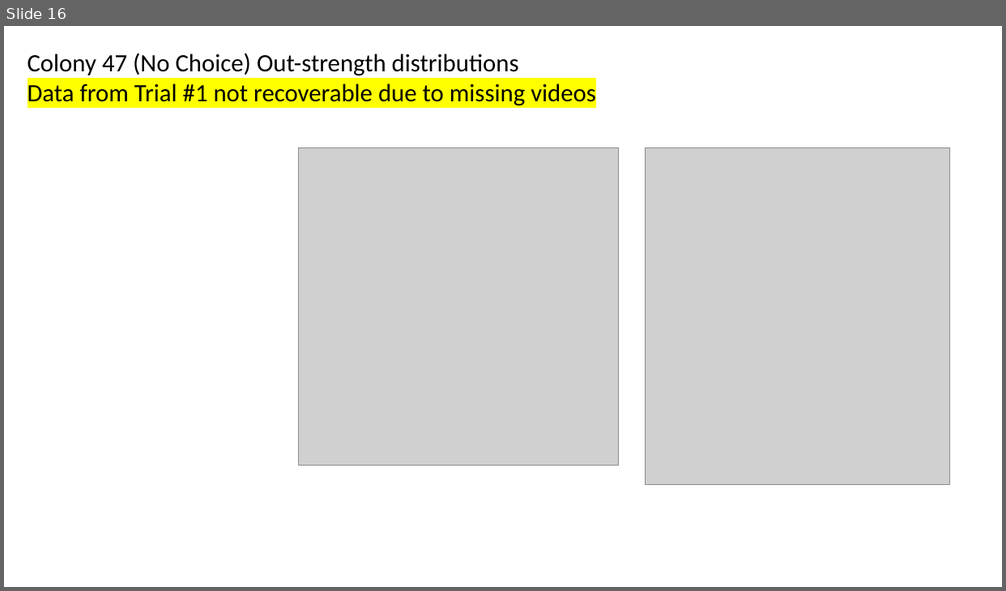
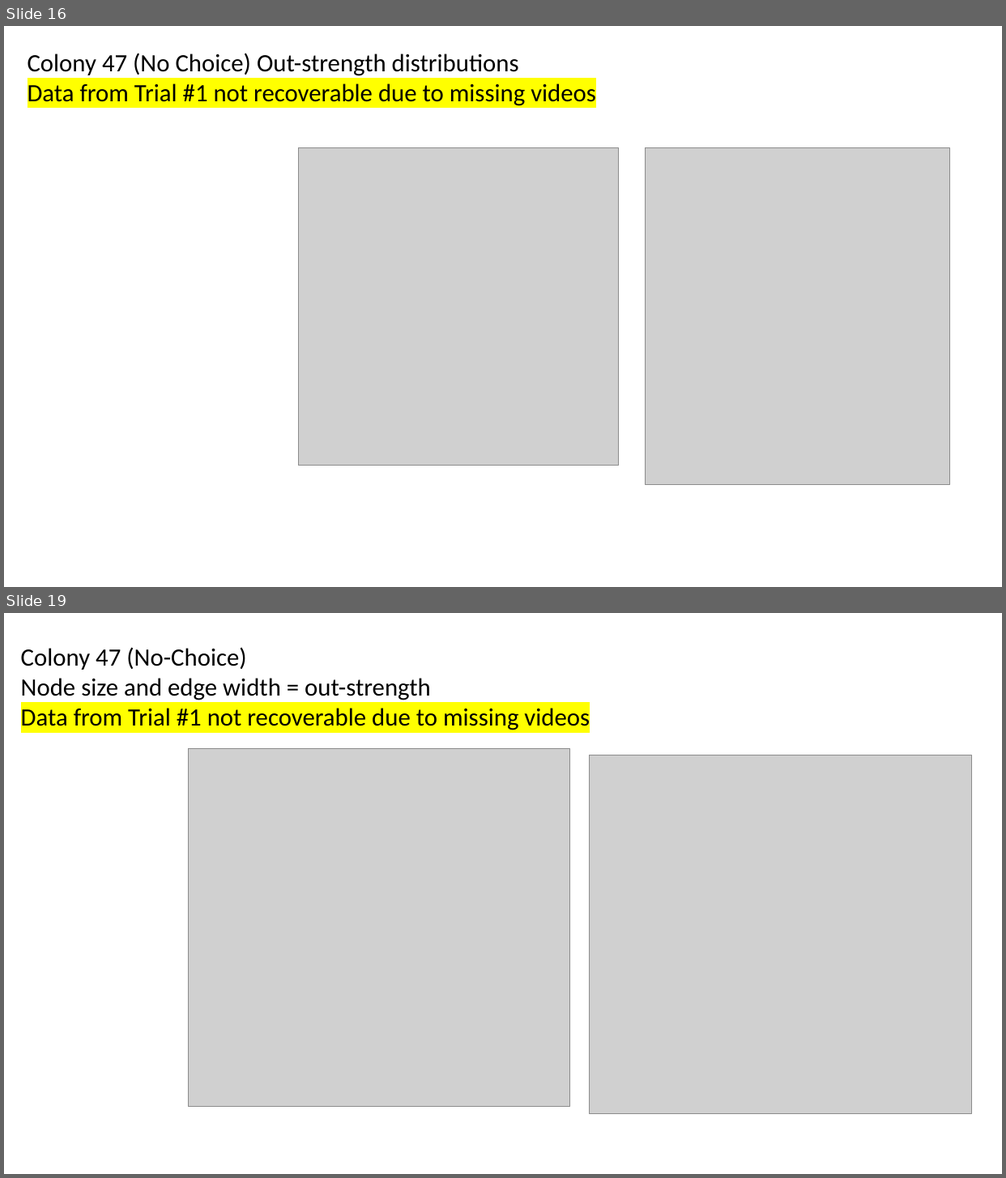
Before and after one commit to TovahKashetsky/collective_decision_experience, a slide deck: ant_sna_network_diagrams.pptx. Shown one above the other, each under a label of ours: slide 16 before the commit, slides 16 and 19 after it; the slides between them are not shown. The pictures are 1006x591 and 1006x1178 pixels, drawn with LibreOffice and Linux fonts; fonts in the diff are those of the drawing; grey boxes stand for pictures. Boxes give left, top, right and bottom in pixels: in the first picture for what was removed or moved away, otherwise in the second. Text is boxed around its words. In the diff, an @@ line names an element or a change of style, - is before the commit and + after.

```diff
--- a/ant_sna_network_diagrams.pptx
+++ b/ant_sna_network_diagrams.pptx
@@ slide 19 added at (x1=4, y1=613, x2=1002, y2=1174), background #FFFFFF @@
@@ text added at (x1=21, y1=647, x2=590, y2=730), 24 pt, text #000000 @@
+Colony 47 (No-Choice)
+Node size and edge width = out-strength
+Data from Trial #1 not recoverable due to missing videos
@@ picture added at (x1=188, y1=749, x2=570, y2=1107) @@
@@ picture added at (x1=590, y1=756, x2=971, y2=1114) @@
```
Also in this commit, not shown: 4 slides changed, 2 other slides added, 3 other files.
